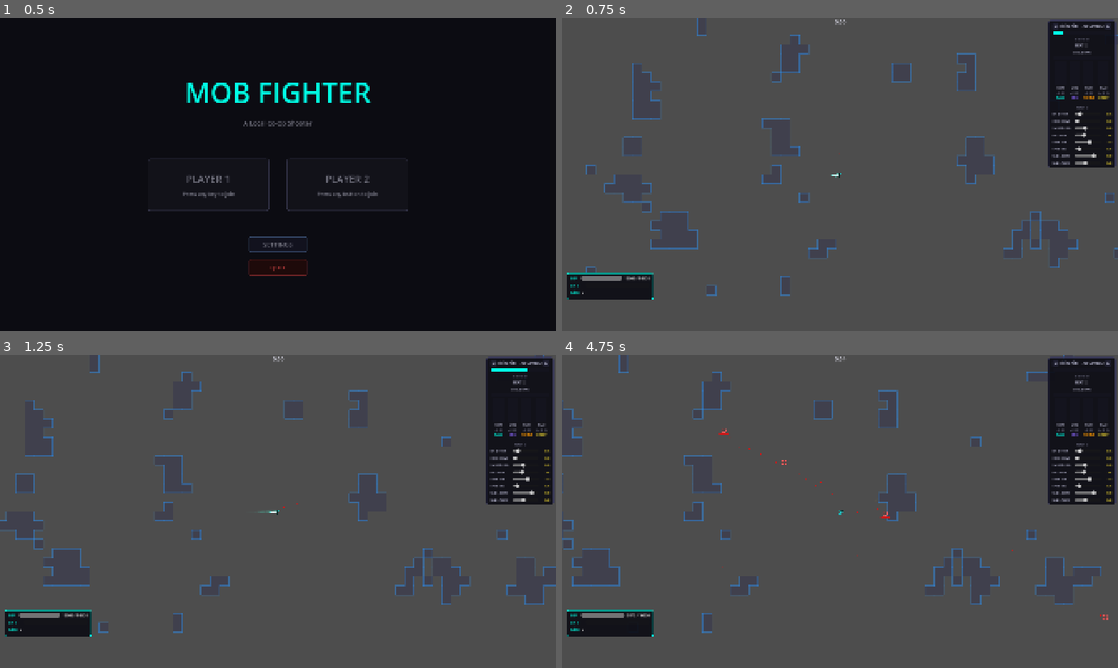
Above: before the commit, frames 1-4 (two rows, left to right).
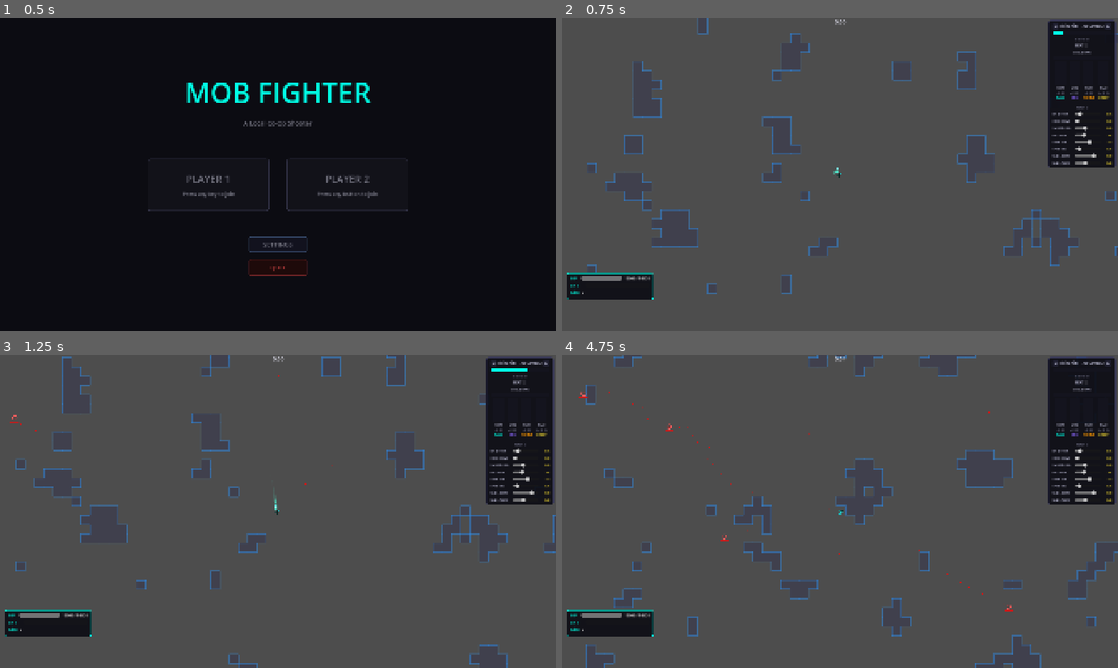
Above: after the commit, the same moments.

Repository: M-E-7/mob-fighter
Game: Godot game, scene res://Levels/MainMenu/MainMenu.tscn
Two runs of this game, one before a commit and one after it. Both use one fixed random seed, a clock stepped at 60 frames per second and the inputs below. Sound files missing from this copy of the repository are replaced by a short silence.
Inputs (mouse positions are in pixels of both pictures, inside the frame that each line leads up to):
- Up to frame 1 (0.5 s): no input
- Up to frame 2 (0.75 s): tap Enter at 0.5 s; move the mouse to (962, 158) at 0.52 s; press the mouse at (962, 158) at 0.53 s; hold Right (ui_right) from 0.53 s (still down)
- Up to frame 3 (1.25 s): keep holding Right (ui_right)
- Up to frame 4 (4.75 s): release Right (ui_right) at 1.25 s; release the mouse at (962, 495) at 1.25 s; drag from (728, 527) to (840, 511) at 1.27 s; move the mouse to (895, 442) at 2.02 s; hold Right (ui_right) 2.03-2.75 s; tap Ctrl at 2.1 s; drag from (812, 574) to (689, 502) at 2.77 s; move the mouse to (1006, 558) at 3.52 s; press the mouse at (1006, 558) at 3.53 s; hold Left (ui_left) 3.53-4.25 s; release the mouse at (1006, 558) at 4.25 s; drag from (673, 464) to (823, 498) at 4.27 s

Frame 1 is identical in both runs. In frame 2, 2.5% of the frame differs, in the area x 4-100%, y 0-89%; in frame 3, 3.1%; in frame 4, 3.4%, in the area x 0-100%, y 0-100%.

Commit message:
Relative movement, Space turbo, multi-thruster, beam fade transitio

Diff:
--- a/Components/Scripts/movement_component.gd
+++ b/Components/Scripts/movement_component.gd
@@ -4,16 +4,21 @@
 @export var entity: LivingEntity
 
 
-func move(direction: Vector2, thrust: bool, delta: float) -> void:
+func move(direction: Vector2, turbo: bool, delta: float) -> void:
 	if not entity:
 		return
 
-	var effective_direction := direction
-	if thrust:
-		effective_direction += Vector2.from_angle(entity.rotation - PI / 2.0)
+	var facing := Vector2.from_angle(entity.rotation - PI / 2.0)
+	var right := facing.rotated(PI / 2.0)
+	var world_dir := facing * (-direction.y) + right * direction.x
 
-	if effective_direction.length() > 0:
-		var target_velocity := effective_direction.normalized() * entity.max_speed
+	if turbo:
+		world_dir += facing
+
+	var speed := entity.max_speed * (entity.turbo_speed_multiplier if turbo else 1.0)
+
+	if world_dir.length() > 0:
+		var target_velocity := world_dir.normalized() * speed
 		entity.velocity = entity.velocity.move_toward(target_velocity, entity.acceleration * delta)
 	else:
 		entity.velocity = entity.velocity.move_toward(Vector2.ZERO, entity.friction * delta)
--- a/Components/Scripts/thruster_component.gd
+++ b/Components/Scripts/thruster_component.gd
@@ -11,6 +11,7 @@
 @export_range(0.0, 3.0) var music_bass_add: float = 0.6
 @export_range(0.0, 5.0) var beat_spike_strength: float = 1.2
 @export_range(0.05, 1.0) var beat_spike_decay: float = 0.15
+@export_range(0.0, 5.0) var turbo_brightness_add: float = 1.5
 
 var _beat_spike: float = 0.0
 var _sockets: Array[ThrusterSocket] = []
@@ -29,20 +30,21 @@
 
 	_beat_spike = maxf(0.0, _beat_spike - delta / beat_spike_decay)
 
-	var facing: Vector2 = Vector2.from_angle(entity.rotation - PI / 2.0)
-	var move: Vector2 = entity.inputComponent.move_vector
-	var forward_dot: float = move.dot(facing)
-	var strafe_dot: float = move.dot(facing.rotated(PI / 2.0))
+	var local_move: Vector2 = entity.inputComponent.move_vector
+	var turbo: bool = entity.inputComponent.thrust_pressed
+
+	var fire_main: bool = local_move.y < -forward_threshold or turbo
+	var fire_retro: bool = local_move.y > forward_threshold
+	var fire_strafe_left: bool = local_move.x > strafe_threshold
+	var fire_strafe_right: bool = local_move.x < -strafe_threshold
 
 	var brightness: float = base_brightness + MusicManager.bass * music_bass_add + _beat_spike * beat_spike_strength
-
-	var fire_main: bool = forward_dot > forward_threshold or entity.inputComponent.thrust_pressed
-	var fire_retro: bool = not fire_main and forward_dot < -forward_threshold
-	var fire_left: bool = not fire_main and not fire_retro and strafe_dot > strafe_threshold
-	var fire_right: bool = not fire_main and not fire_retro and strafe_dot < -strafe_threshold
+	var main_brightness: float = brightness + (turbo_brightness_add if turbo else 0.0)
 
 	for socket in _sockets:
-		socket.set_active(_socket_fires(socket, fire_main, fire_retro, fire_left, fire_right), brightness)
+		var active := _socket_fires(socket, fire_main, fire_retro, fire_strafe_left, fire_strafe_right)
+		var sock_brightness := main_brightness if socket.fire_when == ThrusterSocket.FireWhen.FORWARD else brightness
+		socket.set_active(active, sock_brightness)
 
 
 func _on_beat_detected() -> void:
--- a/Components/Scripts/thruster_socket.gd
+++ b/Components/Scripts/thruster_socket.gd
@@ -12,11 +12,13 @@
 @export_range(0.0, 30.0) var shimmer_speed: float = 8.0
 @export_range(0.05, 2.0) var trail_duration: float = 0.4
 @export_range(1.0, 12.0) var trail_radius: float = 3.0
+@export_range(0.02, 1.0) var transition_time: float = 0.12
 
 var _mesh_instance: MeshInstance2D
 var _material: ShaderMaterial
 var _time: float = 0.0
-var _active: bool = false
+var _target_active: bool = false
+var _transition: float = 0.0
 
 var _trail_pos: Array[Vector2] = []
 var _trail_time: Array[float] = []
@@ -31,7 +33,7 @@
 	var mesh := QuadMesh.new()
 	mesh.size = Vector2(beam_width * 2.0, beam_length)
 	_mesh_instance.mesh = mesh
-	_mesh_instance.position = Vector2(0.0, beam_length * 0.5)
+	_mesh_instance.position = Vector2.ZERO
 
 	_material = ShaderMaterial.new()
 	_material.shader = load("res://Components/Shaders/thruster_beam.gdshader")
@@ -49,12 +51,25 @@
 
 
 func _process(delta: float) -> void:
-	if _active:
+	var step := delta / transition_time
+	if _target_active:
+		_transition = minf(_transition + step, 1.0)
+	else:
+		_transition = maxf(_transition - step, 0.0)
+
+	_mesh_instance.visible = _transition > 0.001
+	if _mesh_instance.visible:
+		var t := _transition
+		_mesh_instance.scale = Vector2(t, t)
+		_mesh_instance.position.y = beam_length * 0.5 * t
+		_mesh_instance.modulate.a = t
+
+	if _transition > 0.001:
 		_time += delta
 		_material.set_shader_parameter("time_offset", _time)
 
 		var wp: Vector2 = global_position
-		if _trail_pos.is_empty() or wp.distance_to(_last_sample_pos) >= _SAMPLE_DIST:
+		if _target_active and (_trail_pos.is_empty() or wp.distance_to(_last_sample_pos) >= _SAMPLE_DIST):
 			_trail_pos.append(wp)
 			_trail_time.append(Time.get_ticks_msec() * 0.001)
 			_last_sample_pos = wp
@@ -79,8 +94,7 @@
 
 
 func set_active(active: bool, brightness: float) -> void:
-	_active = active
-	_mesh_instance.visible = active
+	_target_active = active
 	if active:
 		_material.set_shader_parameter("brightness", brightness)
 
--- a/Entities/LivingEntity/livingEntity.gd
+++ b/Entities/LivingEntity/livingEntity.gd
@@ -13,6 +13,7 @@
 @export var max_speed: float = 400.0
 @export var acceleration: float = 800.0
 @export var friction: float = 100.0
+@export var turbo_speed_multiplier: float = 1.8
 
 @export_group("Health Settings")
 @export var max_health: float = 100.0
Not shown, changed: CLAUDE.md
